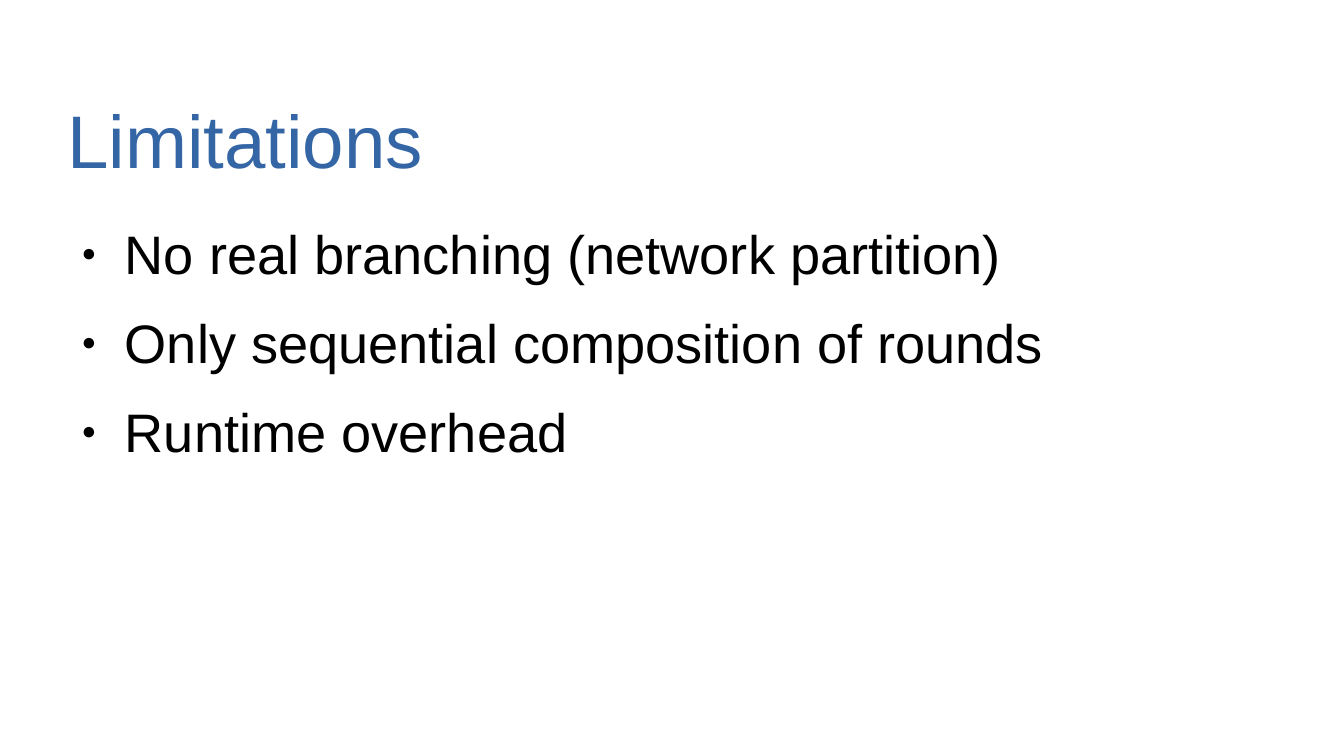
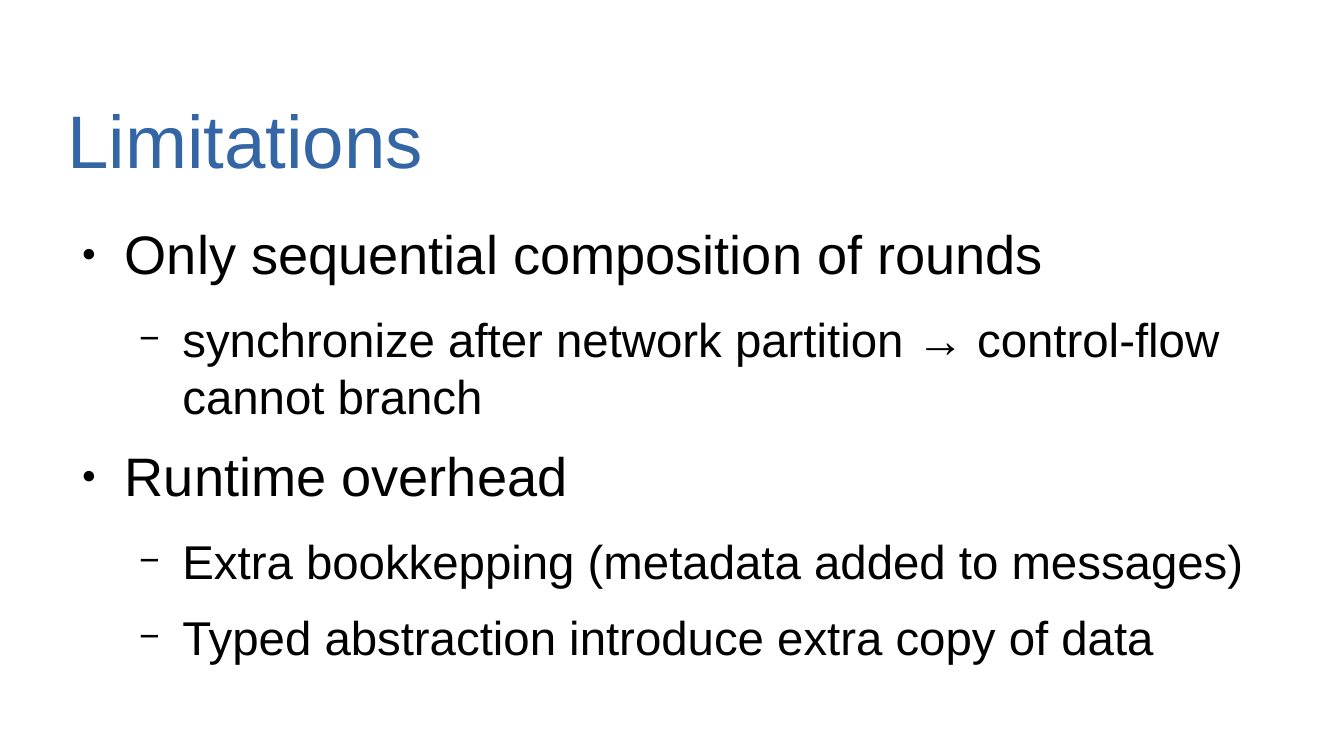
Before and after one commit to dzufferey/presentations, a slide deck: slide 17 of 2019_06_21_VDS/On_Structuring_Communication_and_Verification.odp (slide 18 before the commit). Drawn at 1344x756 pixels with LibreOffice and Linux fonts; fonts in the diff are those of the drawing; background and template pictures are left out. Boxes give left, top, right and bottom in pixels: in the first picture for what was removed or moved away, otherwise in the second. Text is boxed around its words. In the diff, an @@ line names an element or a change of style, - is before the commit and + after.

```diff
--- a/2019_06_21_VDS/On_Structuring_Communication_and_Verification.odp
+++ b/2019_06_21_VDS/On_Structuring_Communication_and_Verification.odp
@@ text at [125,234,1001,284]: paragraph removed @@
-● No real branching (network partition)
@@ text at [182,322,1219,415]: paragraph added @@
+  − synchronize after network partition → control-flow cannot branch
@@ text at [182,544,1244,664]: paragraphs added @@
+  − Extra bookkepping (metadata added to messages)
+  − Typed abstraction introduce extra copy of data
```
Also in this commit, not shown: 9 other slides changed, 1 slide added, 2 slides removed.
